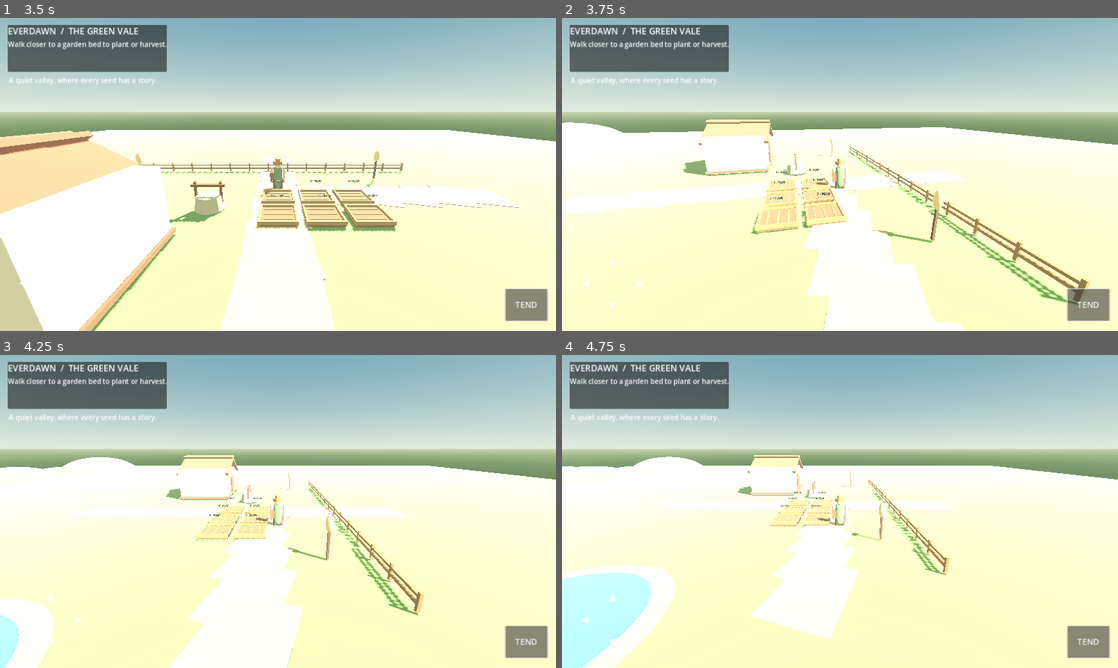
Above: before the commit, frames 1-4 (two rows, left to right).
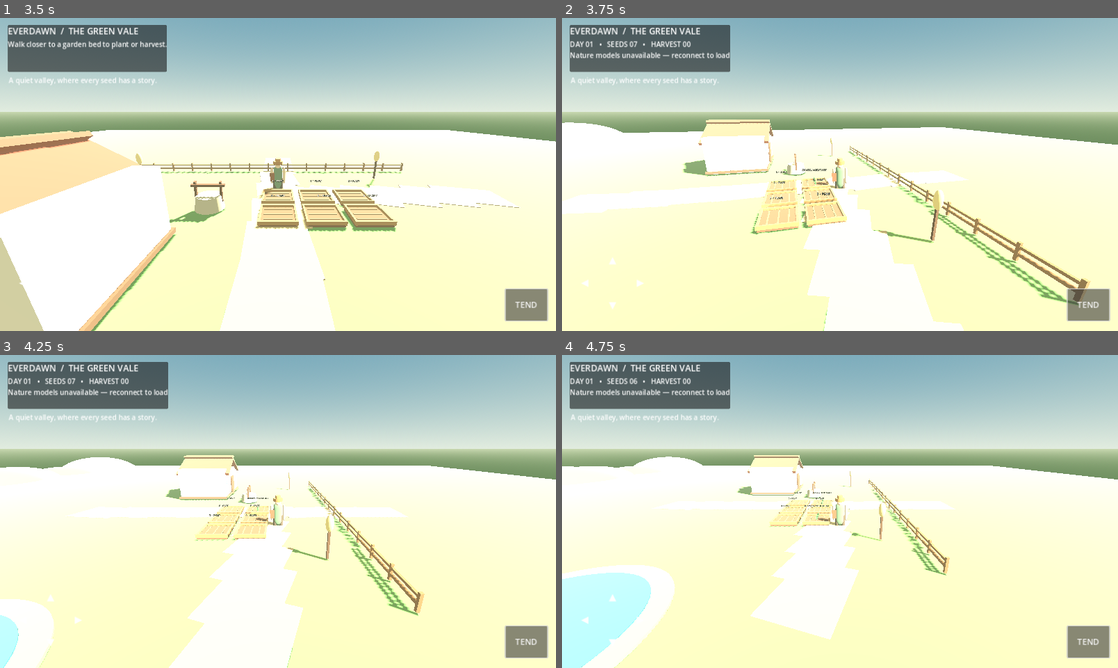
Above: after the commit, the same moments.

Repository: dehornedunikorn/postnukefarm
Game: Godot game, scene res://scenes/main.tscn
Same seed, same stepped clock (60 frames per second), same inputs: the game is played once before the commit and once after it.
Inputs:
- Up to frame 1 (3.5 s): click "ENTER THE GREEN VALE" at 0.5 s; click "TEND" at 1.25 s; tap Enter at 2 s; hold W (move_forward) from 2.03 s (still down); tap E at 2.1, 2.85 s
- Up to frame 2 (3.75 s): release W (move_forward) at 3.53 s; hold A (move_left) from 3.53 s (still down); tap E at 3.6 s
- Up to frame 3 (4.25 s): keep holding A (move_left)
- Up to frame 4 (4.75 s): keep holding A (move_left); tap E at 4.35 s

Frame 1 is identical in both runs. In frame 2, 0.7% of the frame differs, in the area x 1-48%, y 2-54%; in frame 3, 0.7%; in frame 4, 0.8%, in the area x 1-49%, y 2-53%.

Commit message:
Wire E key to farm interaction

Diff:
--- a/game/scripts/world.gd
+++ b/game/scripts/world.gd
@@ -34,6 +34,11 @@
     _build_player()
     _build_ui()
     _load_quaternius_models()
+
+func _unhandled_input(event: InputEvent) -> void:
+    if player != null and player.is_physics_processing() and event is InputEventKey:
+        if event.pressed and not event.echo and event.keycode == KEY_E:
+            _interact_nearby()
 
 func _mat(color: Color, roughness := 1.0) -> StandardMaterial3D:
     var m := StandardMaterial3D.new()
